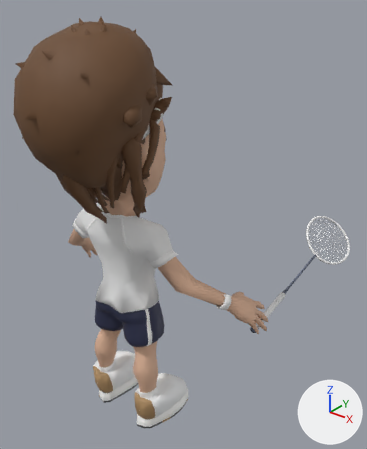
Renders of the FBX model unity/BirdieSmash/Assets/Resources/karakter/oyuncak_uzun.fbx from each side of a commit.
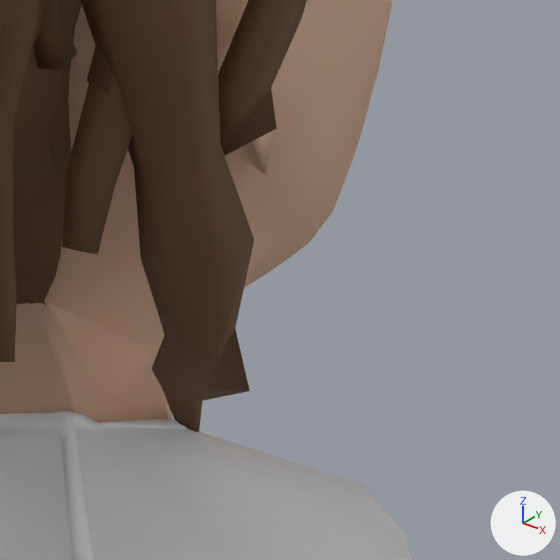
There are two pictures of each version: one whole from a 50 mm camera at (1.021, -0.964, 1.394) aimed at (0.017, 0.291, 0.616), one close up on the part from 31% to 51% of the width and 35% to 52% of the height. Lighting does not change. The marker at lower right points along +X, +Y and +Z. The older version's two pictures come first. Where no turn or scale is listed for an object, it has been applied to the vertices. Vertices at exactly the same position are counted once.

In view in the first close-up: 'oy_forma__forma', 'oy_govde__govde', 'sac_afro__sac', 'sac_iki_orgu__sac', 'sac_kazima__sac', 'sac_mullet__sac', 'sac_orgu__sac', 'sac_rasta__sac'.
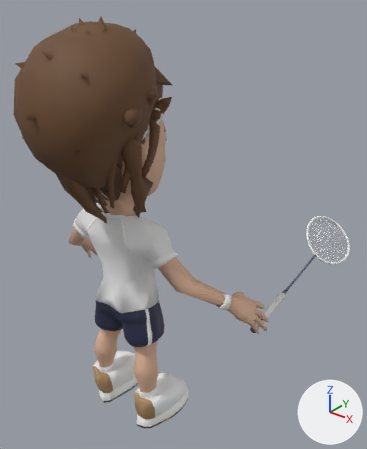
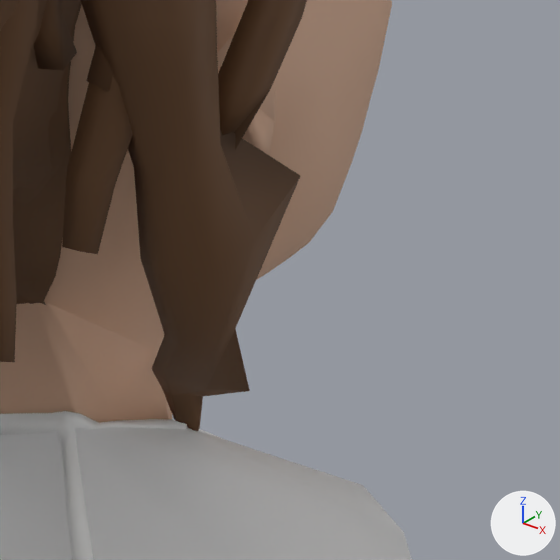
The change, as a list of edits to the scene's bpy script:
```text
Change me_sac_rasta:
    where me_sac_rasta.from_pydata(...)  # 872 vertices, 771 faces; spans x -0.151..0.157, y -0.179..0.157, z 0.784..1.144
    used by ob_sac_rasta__sac; location = (0.0, 0.0, 0.0)
    me_sac_rasta part 3
    me_sac_rasta.vertices[311].co: (0.151, -0.021, 0.918) -> (0.143, -0.035, 0.909)  # pixel (276, 128) -> not seen
Change me_sac_iki_orgu:
    where me_sac_iki_orgu.from_pydata(...)  # 389 vertices, 344 faces; spans x -0.159..0.159, y -0.14..0.156, z 0.756..1.142
    used by ob_sac_iki_orgu__sac; location = (0.0, 0.0, 0.0)
    me_sac_iki_orgu part 1
    me_sac_iki_orgu.vertices[323].co: (0.078, 0.003, 0.778) -> (0.075, 0.006, 0.78)  # pixel (190, 403) -> pixel (188, 394)
    me_sac_iki_orgu.vertices[324].co: (0.073, 0.0, 0.778) -> (0.069, 0.002, 0.78)  # pixel (173, 403) -> pixel (171, 394)
    me_sac_iki_orgu.vertices[329].co: (0.076, 0.009, 0.757) -> (0.076, 0.008, 0.758)
    me_sac_iki_orgu part 2
    me_sac_iki_orgu.vertices[309].co: (0.133, -0.026, 0.879) -> (0.152, -0.009, 0.896)  # not seen -> pixel (300, 175)
```

Where the change shows, as pixel boxes [x1, y1, x2, y2] in the close-ups (560 x 560 px; the box of a moved part takes in the faces that stretch with it):
'sac_iki_orgu__sac', reshaped
    before: [81, 0, 254, 432]
    after: [81, 0, 300, 431]
part 1 of me_sac_iki_orgu, moved or reshaped
    before: [152, 370, 247, 432]
    after: [152, 370, 245, 431]
part 2 of me_sac_iki_orgu, moved or reshaped (mostly hidden before)
    before: [221, 146, 251, 230]
    after: [220, 130, 300, 326]
part 3 of me_sac_rasta, moved or reshaped
    before: [220, 83, 277, 155]
    after: [223, 83, 271, 150]
